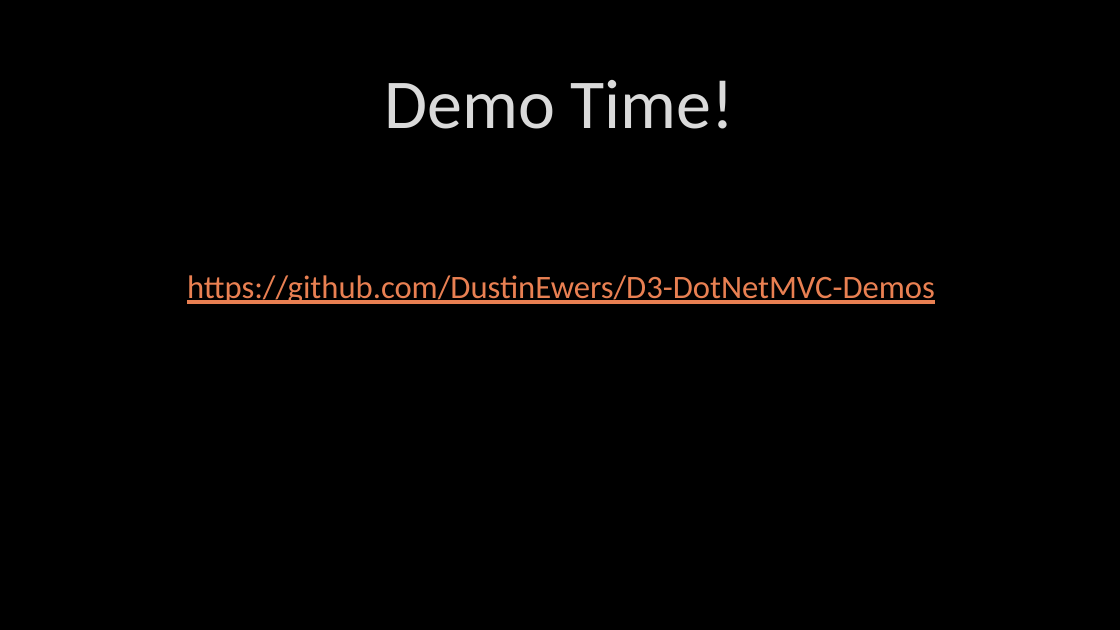
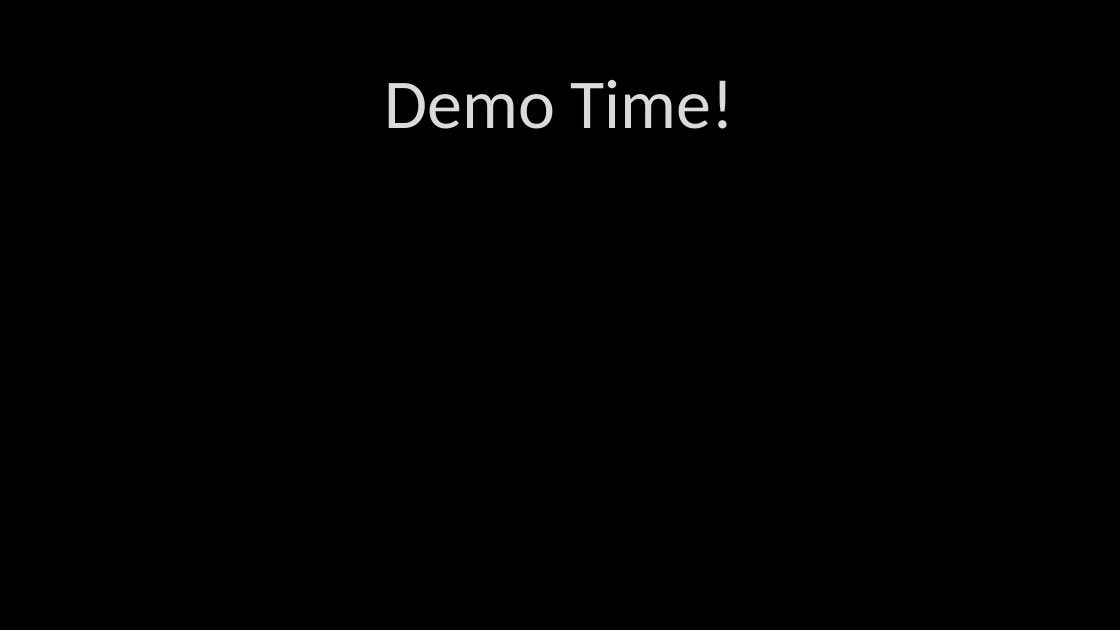
Before and after one commit to DustinEwers/D3-js-Demos, a slide deck: slide 9 of slides/d3.pptx (slide 14 before the commit). Drawn at 1120x630 pixels with LibreOffice and Linux fonts; fonts in the diff are those of the drawing; background and template pictures are left out. Boxes give left, top, right and bottom in pixels: in the first picture for what was removed or moved away, otherwise in the second. Text is boxed around its words. In the diff, an @@ line names an element or a change of style, - is before the commit and + after.

```diff
--- a/slides/d3.pptx
+++ b/slides/d3.pptx
@@ text removed at (187, 275, 935, 304) @@
-https://github.com/DustinEwers/D3-DotNetMVC-Demos
```
Also in this commit, not shown: 1 other slide changed, 1 slide added, 6 slides removed, 1 other file.
